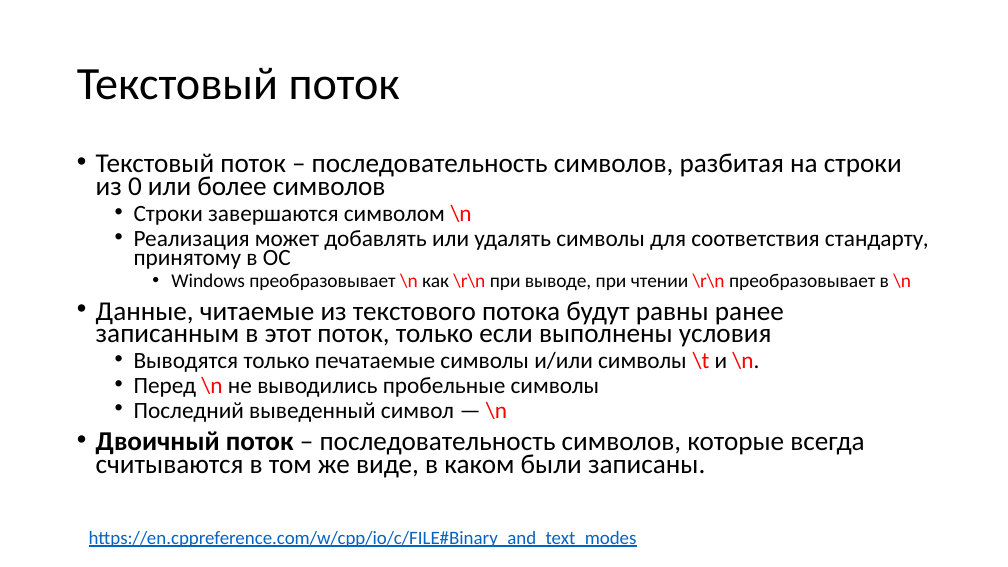
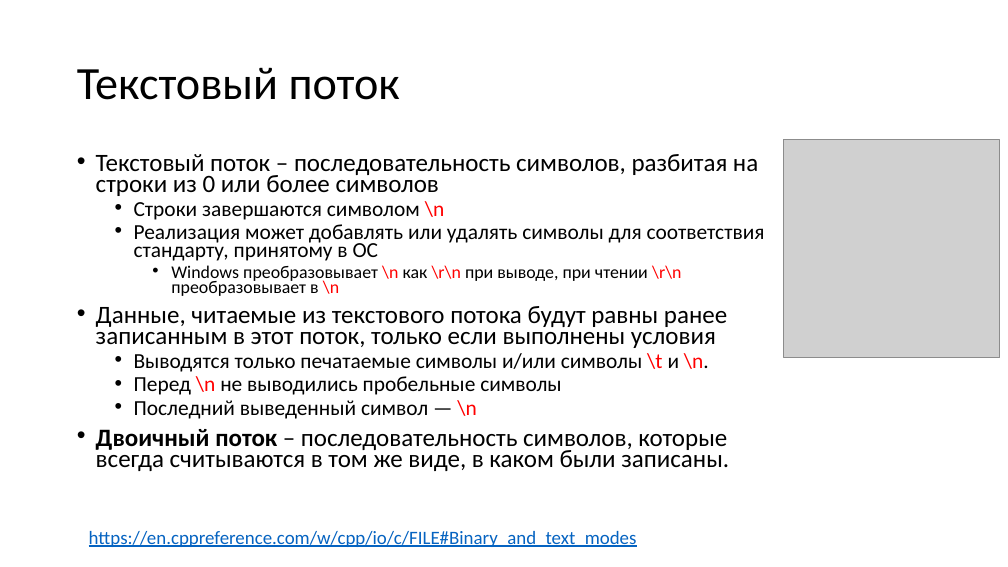
Before and after one commit to alexey-malov/oop, a slide deck: slide 68 of lectures/01/Стандартная библиотека.pptx (slide 61 before the commit). Drawn at 1008x567 pixels with LibreOffice and Linux fonts; fonts in the diff are those of the drawing; grey boxes stand for pictures. Boxes give left, top, right and bottom in pixels: in the first picture for what was removed or moved away, otherwise in the second. Text is boxed around its words. In the diff, an @@ line names an element or a change of style, - is before the commit and + after.

```diff
--- a/lectures/01/Стандартная библиотека.pptx
+++ b/lectures/01/Стандартная библиотека.pptx
@@ picture added at [784,140,1000,358] @@
@@ text "Текстовый поток – последовательность символов, ..." at [96,154,765,471]: size 25.9 to 23.8 pt in "Текстовый поток – последовательность символов, разбитая на ...", "Данные, читаемые из текстового потока будут равны ...", "Двоичный поток – последовательность символов, которые всегда ..."; size 22.2 to 20.4 pt in "Строки завершаются символом \n", "Реализация может добавлять или удалять символы для ...", "Выводятся только печатаемые символы и/или символы \t ...", "Перед \n не выводились пробельные символы" and 1 more places; size 18.5 to 17 pt in "Windows преобразовывает \n как \r\n при выводе, ..." @@
```
Also in this commit, not shown: 8 other slides changed, 11 slides added, 2 slides removed.
